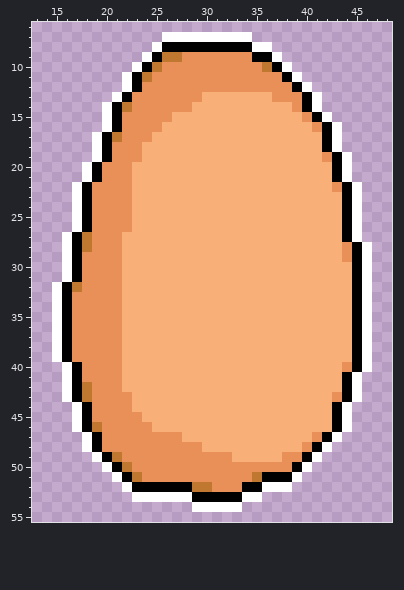
Two versions of one pixel-art sprite, ASSETS/graphics/ingredients.gif. The picture above is the old version.
The file is 64x64 pixels. Shown: x 13..48, y 6..55.
Once edited:
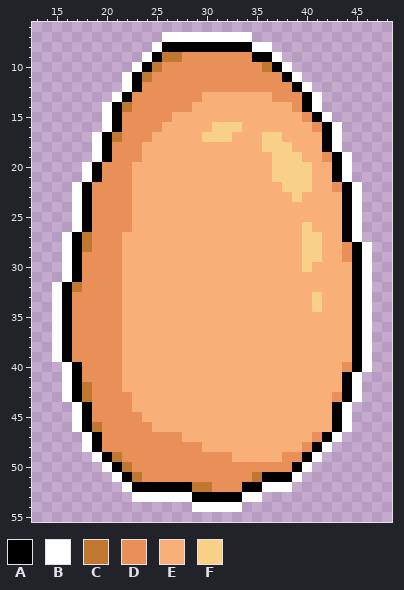
Palette (. is transparent): A #000000  B #ffffff  C #c07830  D #e89058  E #f8b078  F #f8d088
What changed:
{"y":16,"x":31,"old":"EEE","new":"FFF"}
{"y":17,"x":30,"old":"EEE","new":"FFF"}
{"y":17,"x":36,"old":"EE","new":"FF"}
{"y":18,"x":36,"old":"EEE","new":"FFF"}
{"y":19,"x":37,"old":"EEE","new":"FFF"}
{"y":20,"x":37,"old":"EEEE","new":"FFFF"}
{"y":21,"x":37,"old":"EEEE","new":"FFFF"}
{"y":22,"x":38,"old":"EEE","new":"FFF"}
{"y":23,"x":39,"old":"E","new":"F"}
{"y":26,"x":40,"old":"E","new":"F"}
{"y":27,"x":40,"old":"EE","new":"FF"}
{"y":28,"x":40,"old":"EE","new":"FF"}
{"y":29,"x":40,"old":"EE","new":"FF"}
{"y":30,"x":40,"old":"E","new":"F"}
{"y":33,"x":41,"old":"E","new":"F"}
{"y":34,"x":41,"old":"E","new":"F"}
{"label":"changed","picture_box":[202,122,322,312]}
